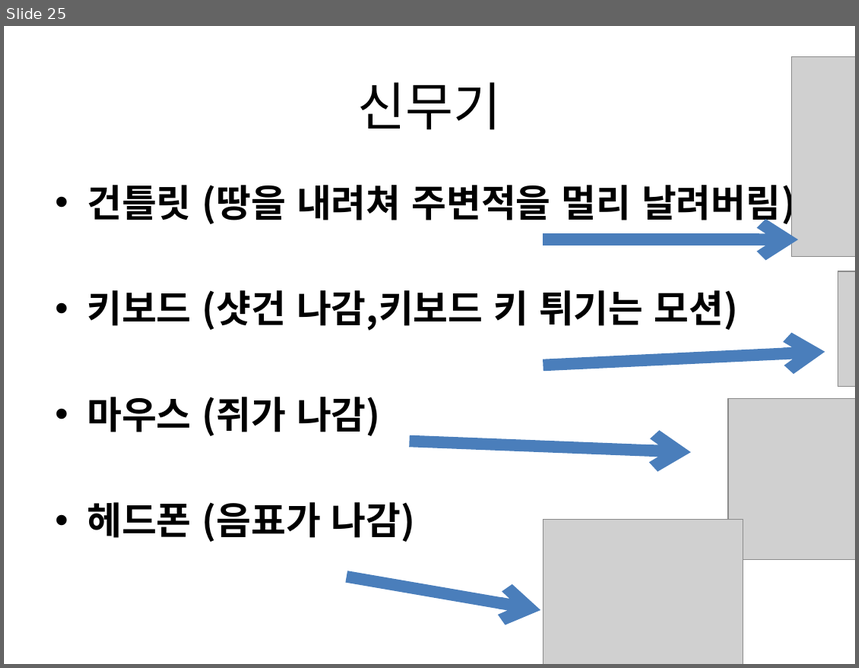
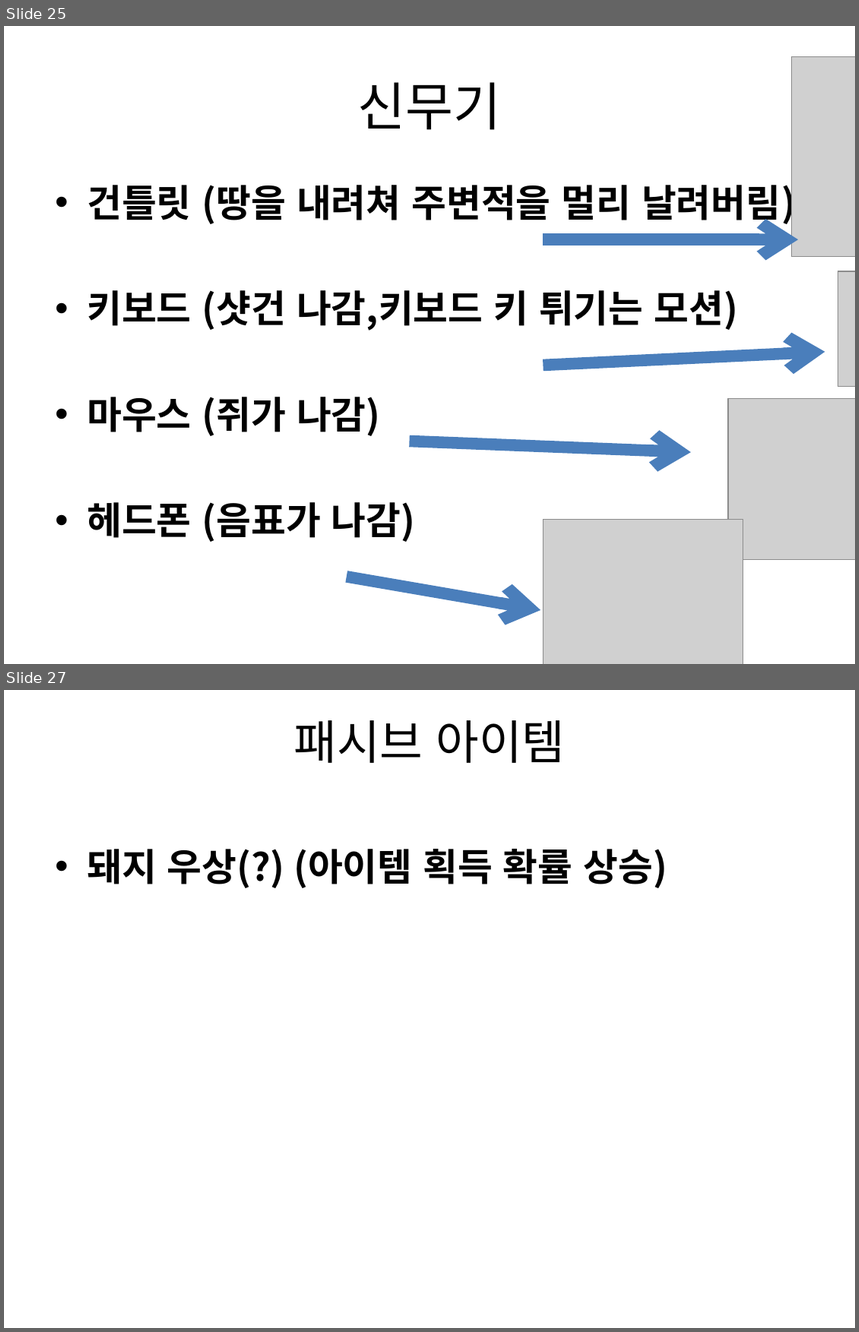
Before and after one commit to gkdlgndpdu/EscapeJail, a slide deck: EscapeJail/Assets/기획/스테이지1기획.pptx. Shown one above the other, each under a label of ours: slide 25 before the commit, slides 25 and 27 after it; the slides between them are not shown. The pictures are 859x668 and 859x1332 pixels, drawn with LibreOffice and Linux fonts; fonts in the diff are those of the drawing; grey boxes stand for pictures. Boxes give left, top, right and bottom in pixels: in the first picture for what was removed or moved away, otherwise in the second. Text is boxed around its words. In the diff, an @@ line names an element or a change of style, - is before the commit and + after.

```diff
--- a/EscapeJail/Assets/기획/스테이지1기획.pptx
+++ b/EscapeJail/Assets/기획/스테이지1기획.pptx
@@ slide 27 added at box(4, 690, 855, 1328), background #FFFFFF @@
@@ title added at box(294, 720, 566, 763), 39.6 pt, text #000000 @@
+패시브 아이템
@@ text added at box(87, 849, 667, 888), 32 pt, text #000000, bold @@
+• 돼지 우상(?) (아이템 획득 확률 상승)
```
Also in this commit, not shown: 2 slides changed, 14 other files.
